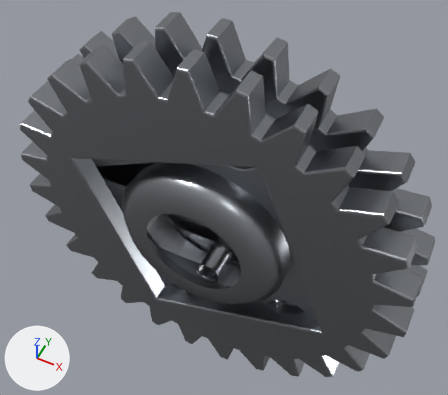
What one commit did to the glTF model porsche-911sc-engine/parts/cam-sprocket-right.glb.
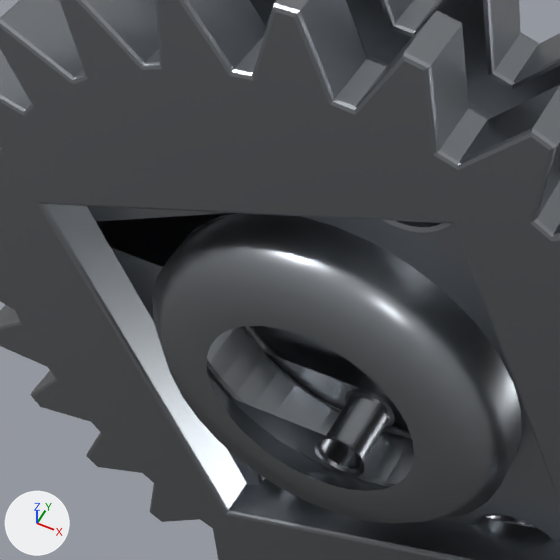
Old and new are each drawn whole from a camera (50 mm lens) standing at (332.5, -334.5, 104.0) and looking at (292.4, -254.2, 3.7) and again close up on the part from 12% to 69% of the width and 17% to 81% of the height. The axes (+X, +Y, +Z) are drawn at lower left. The lights are the same throughout. The older version's two pictures come first. Where no turn or scale is listed for an object, it has been applied to the vertices. Vertices at exactly the same position are counted once.

Names of what the first close-up shows: 'cam-sprocket-right:steel'.
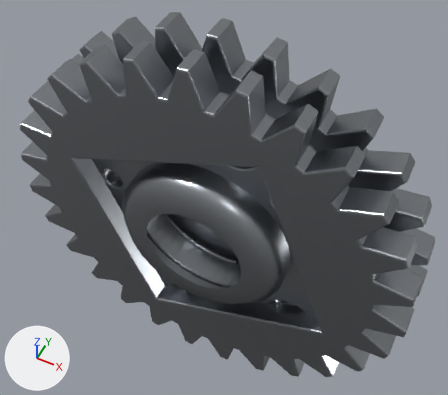
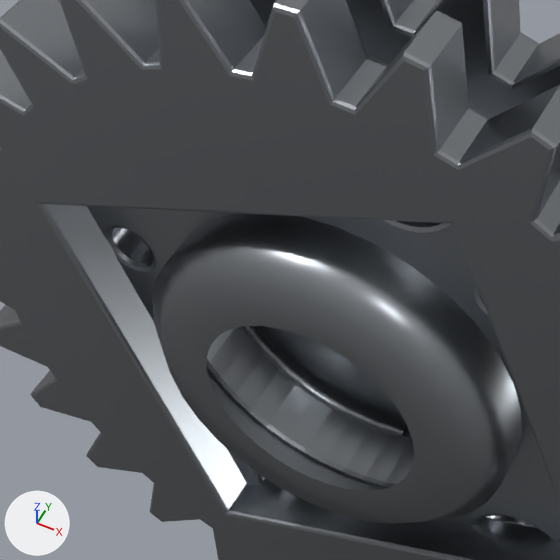
What the commit changed:
me_mesh_0 is used by ob_cam_sprocket_right_steel; location (292.0, -259.0, 0.1).
me_mesh_0 had 4764 vertices, 9364 faces and spanned x -44.8..44.8, y -9.0..9.0, z -44.8..44.8.
me_mesh_0 now has 4980 vertices, 9784 faces and spans x -44.8..44.8, y -9.0..9.0, z -44.8..44.8.
me_mesh_0 part 1: a new loose piece of 72 vertices spanning x 1.7..12.4, y 4.1..6.9, z -28.4..-17.6, in mat_steel (grey #9da1a6).
me_mesh_0 part 2: 124 vertices moved from x -16.7..-14.0, y -2.7..4.5, z 5.5..10.9 to x -26.5..-23.8, y -2.7..4.5, z 2.4..7.9; 456 vertices removed from x -15.6..17.1, y -2.7..4.5, z 4.6..11.3; 456 vertices added at x -25.3..19.3, y -2.7..4.5, z 2.2..20.6.
me_mesh_0 part 3: 288 vertices removed from x -3.5..2.6, y -2.7..4.5, z -19.1..-13.0; 288 vertices added at x 4.0..10.1, y -2.7..4.5, z -26.0..-19.9.
Other edits to the shape of me_mesh_0 do not show in these pictures.

Boxes [x1, y1, x2, y2] around the edits, measured in the close-ups (560 x 560 px; the box of a moved part takes in the faces that stretch with it):
part 1 of me_mesh_0, added (mostly hidden): after [401, 426, 412, 440]
part 2 of me_mesh_0, moved or reshaped: before [87, 206, 229, 267]; after [87, 206, 490, 319]
part 3 of me_mesh_0, moved or reshaped (not visible afterwards): before [230, 352, 395, 477]
